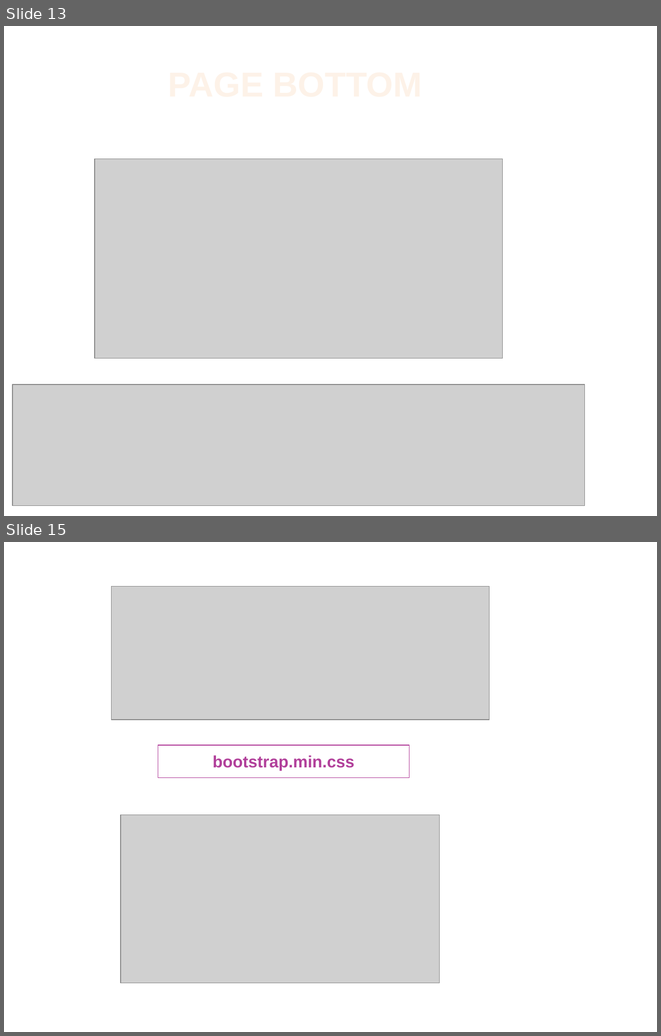
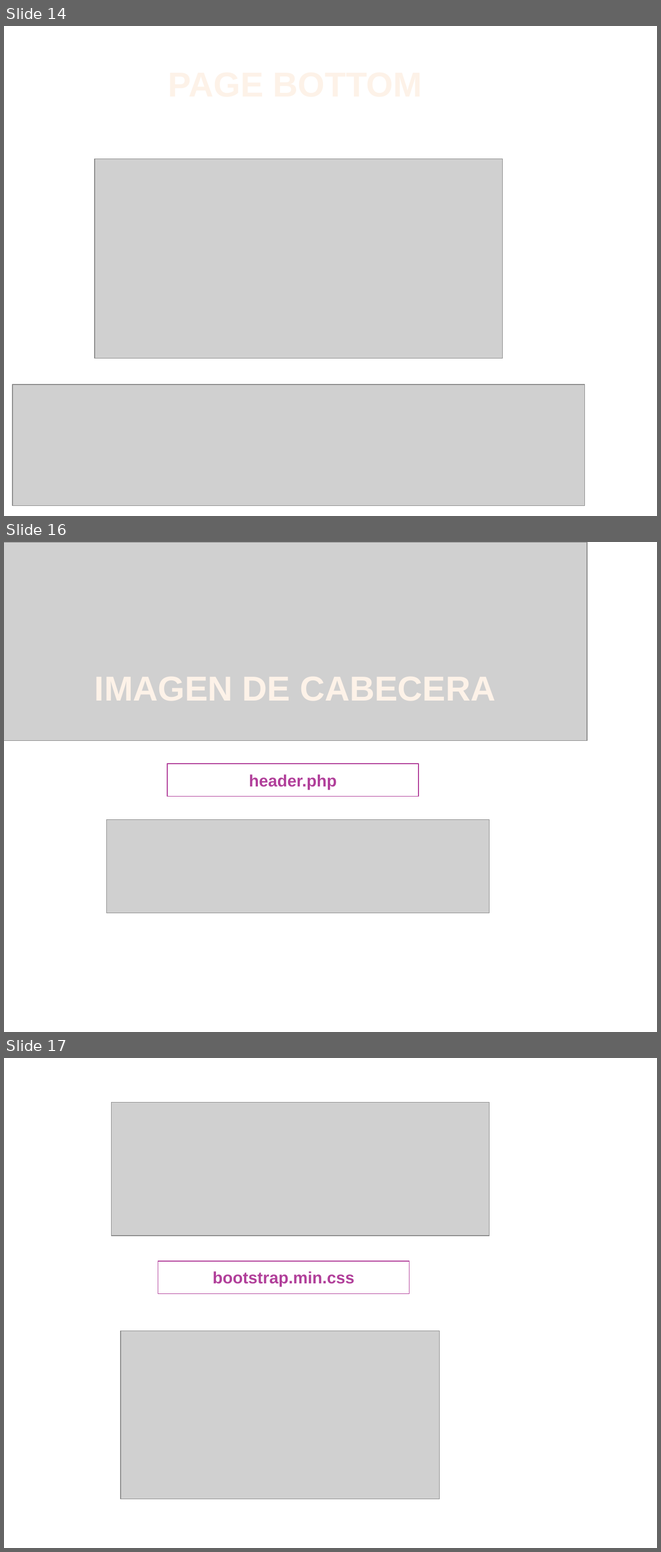
Before and after one commit to ixonelaguardia/temaWeb, a slide deck: pechacucha.pptx. Shown one above the other, each under a label of ours: slides 13 and 15 before the commit, slides 14, 16 and 17 after it; the slides between them are not shown. The pictures are 661x1036 and 661x1552 pixels, drawn with LibreOffice and Linux fonts; fonts in the diff are those of the drawing; grey boxes stand for pictures; background and template pictures are left out. Boxes give left, top, right and bottom in pixels: in the first picture for what was removed or moved away, otherwise in the second. Text is boxed around its words. In the diff, an @@ line names an element or a change of style, - is before the commit and + after.

```diff
--- a/pechacucha.pptx
+++ b/pechacucha.pptx
@@ slide 16 added at (4, 542, 657, 1032), background #FFFFFF @@
@@ picture added at (4, 542, 587, 741) @@
@@ title added at (95, 677, 495, 700), 42 pt, text gradient #FEF7F1 to #FEF3E8 to #FBCF9C to #F9B94C, bold @@
+IMAGEN DE CABECERA
@@ text added at (168, 764, 419, 796), outline #B13F9A 1 pt, 20 pt, text #B13F9A, bold @@
+header.php
@@ picture added at (106, 819, 489, 912) @@
@@ what was slide 13 is now slide 14 @@
@@ what was slide 15 is now slide 17 @@
```
Also in this commit, not shown: 1 slide changed, 1 other slide added, 1 other file.
